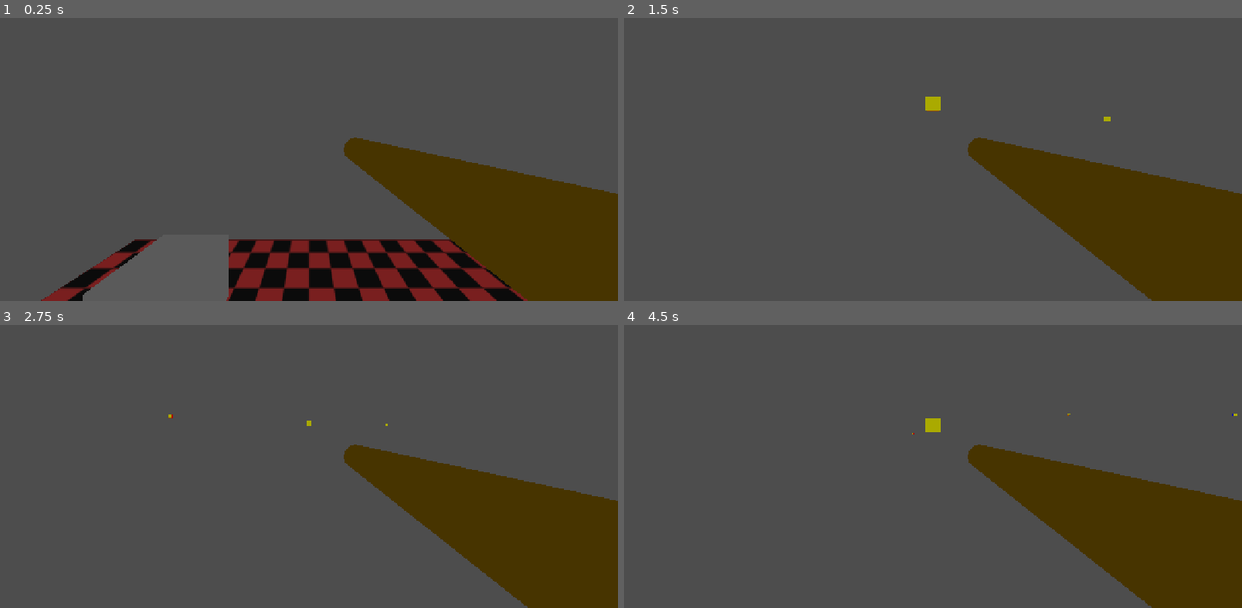
Above: before the commit, frames 1-4 (two rows, left to right).
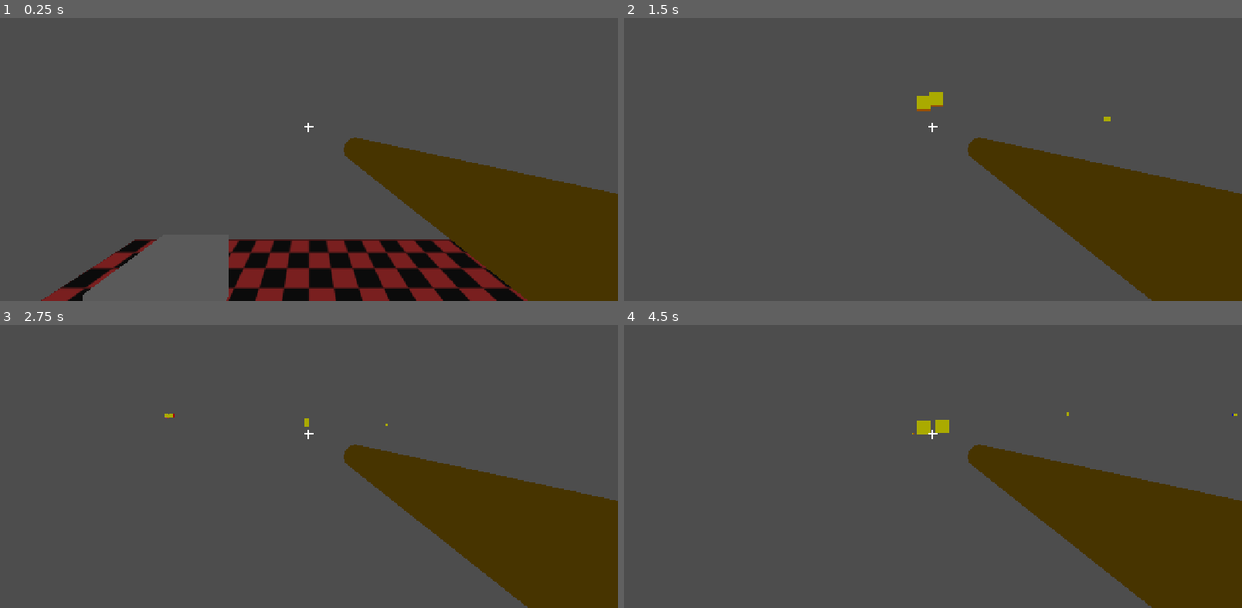
Above: after the commit, the same moments.

Repository: Ravioli45/RespawnJamFall2026
Game: Godot game, scene res://Casino/casino.tscn
Two runs of this game, one before a commit and one after it. Both use one fixed random seed, a clock stepped at 60 frames per second and the inputs below.
Inputs (mouse positions are in pixels of both pictures, inside the frame that each line leads up to):
- Up to frame 1 (0.25 s): no input
- Up to frame 2 (1.5 s): move the mouse to (963, 125) at 0.52 s; press the mouse at (963, 125) at 0.53 s; hold W (forward) from 0.53 s (still down); tap Space (jump) at 0.77 s; move the mouse to (902, 128) at 1.27 s; release the mouse at (902, 128) at 1.28 s; click (902, 128) at 1.35 s
- Up to frame 3 (2.75 s): keep holding W (forward); tap Space (jump) at 1.52 s; move the mouse to (321, 429) at 2.02 s; press the mouse at (321, 429) at 2.03 s
- Up to frame 4 (4.5 s): keep holding W (forward); move the mouse to (926, 441) at 2.77 s; release the mouse at (926, 441) at 2.78 s; click (926, 441) at 2.85 s; tap Space (jump) at 3.02, 3.77 s; move the mouse to (976, 438) at 3.52 s; press the mouse at (976, 438) at 3.53 s; move the mouse to (883, 429) at 4.27 s; release the mouse at (883, 429) at 4.28 s; click (883, 429) at 4.35 s

The runs differ from the first frame. In frame 1, less than 0.1% of the frame differs, in the area x 49-51%, y 37-41%; in frame 2, 0.2%; in frame 3, less than 0.1%; in frame 4, 0.2%, in the area x 46-73%, y 30-41%.

Commit message:
Gun shoots dice with modifiers - modifiers - more dice - global modifier table

Diff:
--- a/Components/Hitbox/hitbox_component.gd
+++ b/Components/Hitbox/hitbox_component.gd
@@ -1,10 +1,10 @@
 class_name HitboxComponent
 extends Area3D
 
-signal hit
+signal hit(hurtbox: HurtboxComponent)
 
 @export var damage: int = 1
 
-func on_hit():
+func on_hit(hurtbox: HurtboxComponent):
 	# print("hit")
-	hit.emit()
+	hit.emit(hurtbox)
--- a/Components/Hurtbox/hurtbox_component.gd
+++ b/Components/Hurtbox/hurtbox_component.gd
@@ -14,4 +14,4 @@
 		if is_instance_valid(health):
 			health.take_damage(hitbox.damage)
 		#health.take_damage(hitbox.damage)
-		hitbox.on_hit()
+		hitbox.on_hit(self)
--- a/Player/player.tscn
+++ b/Player/player.tscn
@@ -5,6 +5,7 @@
 [ext_resource type="PackedScene" uid="uid://3jkfkl5mfyjv" path="res://Weapons/Shotgun/shotgun.tscn" id="2_k53q1"]
 [ext_resource type="Script" uid="uid://c06frpdbjghyu" path="res://Components/Velocity/velocity_component.gd" id="4_gwnis"]
 [ext_resource type="PackedScene" uid="uid://xv5yv141ixnv" path="res://Components/Hurtbox/hurtbox_component.tscn" id="4_k53q1"]
+[ext_resource type="Texture2D" uid="uid://d32j1eul6aiir" path="res://Player/crosshair.png" id="6_fhl08"]
 
 [sub_resource type="CapsuleShape3D" id="CapsuleShape3D_wm55w"]
 radius = 0.4
@@ -22,6 +23,22 @@
 
 [node name="PlayerShape" type="CollisionShape3D" parent="." unique_id=1811466163]
 shape = SubResource("CapsuleShape3D_wm55w")
+
+[node name="Crosshair" type="TextureRect" parent="." unique_id=1512235027]
+anchors_preset = 8
+anchor_left = 0.5
+anchor_top = 0.5
+anchor_right = 0.5
+anchor_bottom = 0.5
+offset_left = -32.0
+offset_top = -32.0
+offset_right = 32.0
+offset_bottom = 32.0
+grow_horizontal = 2
+grow_vertical = 2
+scale = Vector2(0.3, 0.3)
+pivot_offset = Vector2(32, 32)
+texture = ExtResource("6_fhl08")
 
 [node name="Pivot" type="Node3D" parent="." unique_id=1605941767]
 
--- /dev/null
+++ b/Weapons/Dice/default_dice.tres
@@ -0,0 +1,51 @@
+[gd_resource type="Resource" script_class="DieData" format=3 uid="uid://c1euvvdbmchir"]
+
+[ext_resource type="Script" uid="uid://cqvc6e1fuo3ls" path="res://Weapons/Dice/face_data.gd" id="1_up1rf"]
+[ext_resource type="Script" uid="uid://3u06ynf86tg3" path="res://Weapons/Dice/die_data.gd" id="2_80sgb"]
+[ext_resource type="Texture2D" uid="uid://cugu54owoep64" path="res://Weapons/Dice/FaceTextures/face_one.png" id="2_upy0s"]
+[ext_resource type="Texture2D" uid="uid://3o0gurrvxgtf" path="res://Weapons/Dice/FaceTextures/face_two.png" id="3_ysob3"]
+[ext_resource type="Texture2D" uid="uid://xon47k0rrhy5" path="res://Weapons/Dice/FaceTextures/face_three.png" id="4_uti5c"]
+[ext_resource type="Texture2D" uid="uid://dqukiwqce8jxl" path="res://Weapons/Dice/FaceTextures/face_four.png" id="5_bew8g"]
+[ext_resource type="Texture2D" uid="uid://d13tngttl31m0" path="res://Weapons/Dice/FaceTextures/face_five.png" id="6_lf3ab"]
+[ext_resource type="Texture2D" uid="uid://dqyw2ibe4y6in" path="res://Weapons/Dice/FaceTextures/face_six.png" id="7_utb8x"]
+
+[sub_resource type="Resource" id="Resource_uti5c"]
+script = ExtResource("1_up1rf")
+value = 1
+face_texture = ExtResource("2_upy0s")
+metadata/_custom_type_script = "uid://cqvc6e1fuo3ls"
+
+[sub_resource type="Resource" id="Resource_bew8g"]
+script = ExtResource("1_up1rf")
+value = 2
+face_texture = ExtResource("3_ysob3")
+metadata/_custom_type_script = "uid://cqvc6e1fuo3ls"
+
+[sub_resource type="Resource" id="Resource_lf3ab"]
+script = ExtResource("1_up1rf")
+value = 3
+face_texture = ExtResource("4_uti5c")
+metadata/_custom_type_script = "uid://cqvc6e1fuo3ls"
+
+[sub_resource type="Resource" id="Resource_utb8x"]
+script = ExtResource("1_up1rf")
+value = 4
+face_texture = ExtResource("5_bew8g")
+metadata/_custom_type_script = "uid://cqvc6e1fuo3ls"
+
+[sub_resource type="Resource" id="Resource_ymlug"]
+script = ExtResource("1_up1rf")
+value = 5
+face_texture = ExtResource("6_lf3ab")
+metadata/_custom_type_script = "uid://cqvc6e1fuo3ls"
+
+[sub_resource type="Resource" id="Resource_85lki"]
+script = ExtResource("1_up1rf")
+value = 6
+face_texture = ExtResource("7_utb8x")
+metadata/_custom_type_script = "uid://cqvc6e1fuo3ls"
+
+[resource]
+script = ExtResource("2_80sgb")
+faces = Array[ExtResource("1_up1rf")]([SubResource("Resource_uti5c"), SubResource("Resource_bew8g"), SubResource("Resource_lf3ab"), SubResource("Resource_utb8x"), SubResource("Resource_ymlug"), SubResource("Resource_85lki")])
+metadata/_custom_type_script = "uid://3u06ynf86tg3"
--- /dev/null
+++ b/Weapons/Dice/die_bullet.gd
@@ -0,0 +1,25 @@
+class_name DieBullet
+extends CharacterBody3D
+
+@export var speed: float = 1
+@export_flags("Explosive", "Freezing") var modifiers: int
+
+@export var damage: int = 0:
+	set(new_value):
+		damage = new_value
+		$HitboxComponent.damage = damage
+
+func _physics_process(_delta: float) -> void:
+	velocity = -transform.basis.z.normalized() * speed
+
+func _on_hit(hurtbox: HurtboxComponent) -> void:
+	print("dice hit something for " + str(damage) + " damage")
+
+	#if modifiers & ModifierTable.ModifierFlags.Explosive != 0:
+		#ModifierTable.modifiers[ModifierTable.ModifierFlags.Explosive].call(self)
+
+	for m in ModifierTable.all:
+		if m & modifiers != 0:
+			ModifierTable.modifiers[m].call(self, hurtbox)
+
+	call_deferred("queue_free")
--- a/Weapons/DiceBullet/dice_bullet.tscn
+++ b/Weapons/Dice/die_bullet.tscn
@@ -1,9 +1,9 @@
 [gd_scene format=3 uid="uid://clxip8xqtbyi0"]
 
-[ext_resource type="Script" uid="uid://coxlp6irqmgom" path="res://Weapons/DiceBullet/dice_bullet.gd" id="1_e73ic"]
-[ext_resource type="PackedScene" uid="uid://3lracsh2m0uc" path="res://ModelScenes/Dice.glb" id="1_vm1ir"]
-[ext_resource type="Script" uid="uid://c06frpdbjghyu" path="res://Components/Velocity/velocity_component.gd" id="3_v675u"]
-[ext_resource type="PackedScene" uid="uid://bb4xkujym618n" path="res://Components/Hitbox/hitbox_component.tscn" id="4_v675u"]
+[ext_resource type="Script" uid="uid://coxlp6irqmgom" path="res://Weapons/Dice/die_bullet.gd" id="1_73ymr"]
+[ext_resource type="PackedScene" uid="uid://3lracsh2m0uc" path="res://ModelScenes/Dice.glb" id="2_54jk1"]
+[ext_resource type="Script" uid="uid://c06frpdbjghyu" path="res://Components/Velocity/velocity_component.gd" id="3_c5nts"]
+[ext_resource type="PackedScene" uid="uid://bb4xkujym618n" path="res://Components/Hitbox/hitbox_component.tscn" id="4_qake2"]
 
 [sub_resource type="BoxShape3D" id="BoxShape3D_wm55w"]
 size = Vector3(0.1, 0.1, 0.1)
@@ -11,24 +11,24 @@
 [sub_resource type="BoxShape3D" id="BoxShape3D_olvt3"]
 size = Vector3(0.3, 0.3, 0.3)
 
-[node name="DiceBullet" type="CharacterBody3D" unique_id=2085013923]
+[node name="DieBullet" type="CharacterBody3D" unique_id=2085013923]
 collision_layer = 2
 collision_mask = 28
-script = ExtResource("1_e73ic")
+script = ExtResource("1_73ymr")
 speed = 10.0
 
 [node name="DiceBulletShape" type="CollisionShape3D" parent="." unique_id=788899621]
 shape = SubResource("BoxShape3D_wm55w")
 
-[node name="Dice" parent="." unique_id=1169247445 instance=ExtResource("1_vm1ir")]
+[node name="Dice" parent="." unique_id=1169247445 instance=ExtResource("2_54jk1")]
 transform = Transform3D(0.19999999, 0, 0, 0, 0.19999999, 0, 0, 0, 0.19999999, 0, 0, 0)
 
 [node name="VelocityComponent" type="Node" parent="." unique_id=1225087041 node_paths=PackedStringArray("target")]
-script = ExtResource("3_v675u")
+script = ExtResource("3_c5nts")
 target = NodePath("..")
 metadata/_custom_type_script = "uid://c06frpdbjghyu"
 
-[node name="HitboxComponent" parent="." unique_id=1599040273 instance=ExtResource("4_v675u")]
+[node name="HitboxComponent" parent="." unique_id=1599040273 instance=ExtResource("4_qake2")]
 collision_layer = 2
 collision_mask = 28
 
--- /dev/null
+++ b/Weapons/Dice/die_data.gd
@@ -0,0 +1,7 @@
+class_name DieData
+extends Resource
+
+@export var faces: Array[FaceData]
+
+func _init(p_faces: Array[FaceData] = []) -> void:
+	faces = p_faces
--- /dev/null
+++ b/Weapons/Dice/face_data.gd
@@ -0,0 +1,14 @@
+class_name FaceData
+extends Resource
+
+@export var value: int
+@export_flags("Explosive", "Freezing") var modifiers: int
+@export var face_texture: Texture2D
+
+func _init(p_value = 0, p_modifiers = 0, p_face_texture = null) -> void:
+	value = p_value
+	modifiers = p_modifiers
+	face_texture = p_face_texture
+
+func add_modifiers(flags: ModifierTable.ModifierFlags):
+	modifiers |= flags
--- a/Weapons/DiceBullet/dice_bullet.gd
+++ /dev/null
@@ -1,10 +0,0 @@
-extends CharacterBody3D
-
-@export var speed: float = 1
-
-func _physics_process(_delta: float) -> void:
-	velocity = -transform.basis.z.normalized() * speed
-
-func _on_hit() -> void:
-	# print("dice hit something")
-	call_deferred("queue_free")
--- /dev/null
+++ b/Weapons/Modifiers/modifier_table.gd
@@ -0,0 +1,19 @@
+extends Node
+
+@export var explosion_scene: PackedScene
+
+enum ModifierFlags{
+	Explosive = 1 << 0,
+	Freezing = 1 << 1
+}
+
+var all: Array[ModifierFlags] = [ModifierFlags.Explosive]
+
+var modifiers: Dictionary[ModifierFlags, Callable]
+
+func _ready() -> void:
+	modifiers[ModifierFlags.Explosive] = explosive_affect
+
+# all effects will need this same function signature
+func explosive_affect(bullet: Node3D, hurtbox: HurtboxComponent) -> void:
+	print("explosion effect")
--- /dev/null
+++ b/Weapons/Modifiers/modifier_table.tscn
@@ -0,0 +1,6 @@
+[gd_scene format=3 uid="uid://bksgcjb7vlyha"]
+
+[ext_resource type="Script" uid="uid://cgx5c7pywgmtu" path="res://Weapons/Modifiers/modifier_table.gd" id="1_gvcnh"]
+
+[node name="ModifierTable" type="Node" unique_id=148881590]
+script = ExtResource("1_gvcnh")
--- a/Weapons/Shotgun/shotgun.gd
+++ b/Weapons/Shotgun/shotgun.gd
@@ -1,14 +1,52 @@
 class_name Shotgun
 extends Node3D
 
+@export var reload_timer: Timer
+
+@export_subgroup("Projectile")
 @export var projectile_spawn_position: Node3D
 @export var projectile: PackedScene
+@export var spread: float = 0
+
+@export_subgroup("Dice")
+@export var dice_data: Array[DieData]
+# @export var dice_count: int = 1
+
+var current_faces: Array[FaceData]
+var can_shoot: bool = false
+
+func _ready() -> void:
+	choose_faces()
+	can_shoot = true
 
 func shoot() -> void:
 	# print("pew pew")
 
-	if projectile and projectile_spawn_position:
-		var new_projectile = projectile.instantiate() as Node3D
-		get_parent().get_parent().get_parent().add_child(new_projectile)
-		new_projectile.global_position = projectile_spawn_position.global_position
-		new_projectile.global_rotation = projectile_spawn_position.global_rotation
+	if projectile and projectile_spawn_position and can_shoot:
+		for face in current_faces:
+			var new_projectile = projectile.instantiate() as DieBullet
+			get_parent().get_parent().get_parent().add_child(new_projectile)
+			new_projectile.global_position = projectile_spawn_position.global_position
+			new_projectile.global_rotation = projectile_spawn_position.global_rotation
+
+			var rand_angle = randf() * TAU
+			var rand_dist = randf() * spread
+			var offset = Vector2.from_angle(rand_angle).normalized() * rand_dist
+			var relative_offset = new_projectile.transform.basis * Vector3(offset.x, offset.y, 0)
+			new_projectile.global_position += relative_offset
+
+			new_projectile.modifiers = face.modifiers
+			new_projectile.damage = face.value
+
+		can_shoot = false
+		if is_instance_valid(reload_timer):
+			reload_timer.start()
+
+func choose_faces() -> void:
+	current_faces.clear()
+	for die in dice_data:
+		current_faces.append(die.faces.pick_random())
+
+func _on_reload_timeout() -> void:
+	choose_faces()
+	can_shoot = true
--- a/Weapons/Shotgun/shotgun.tscn
+++ b/Weapons/Shotgun/shotgun.tscn
@@ -1,13 +1,111 @@
 [gd_scene format=3 uid="uid://3jkfkl5mfyjv"]
 
 [ext_resource type="Script" uid="uid://biosj5vjxw0ci" path="res://Weapons/Shotgun/shotgun.gd" id="1_c72ml"]
-[ext_resource type="PackedScene" uid="uid://clxip8xqtbyi0" path="res://Weapons/DiceBullet/dice_bullet.tscn" id="2_e1bfy"]
+[ext_resource type="PackedScene" uid="uid://clxip8xqtbyi0" path="res://Weapons/Dice/die_bullet.tscn" id="2_e1bfy"]
 [ext_resource type="PackedScene" uid="uid://s65wbfwlgqqx" path="res://ModelScenes/Shotgun.glb" id="2_lwqk7"]
+[ext_resource type="Script" uid="uid://3u06ynf86tg3" path="res://Weapons/Dice/die_data.gd" id="3_ifwlu"]
+[ext_resource type="Script" uid="uid://cqvc6e1fuo3ls" path="res://Weapons/Dice/face_data.gd" id="4_6eg5q"]
+[ext_resource type="Texture2D" uid="uid://cugu54owoep64" path="res://Weapons/Dice/FaceTextures/face_one.png" id="5_aiulw"]
+[ext_resource type="Texture2D" uid="uid://3o0gurrvxgtf" path="res://Weapons/Dice/FaceTextures/face_two.png" id="6_v04ei"]
+[ext_resource type="Texture2D" uid="uid://xon47k0rrhy5" path="res://Weapons/Dice/FaceTextures/face_three.png" id="7_lpe6n"]
+[ext_resource type="Texture2D" uid="uid://dqukiwqce8jxl" path="res://Weapons/Dice/FaceTextures/face_four.png" id="8_6sp5e"]
+[ext_resource type="Texture2D" uid="uid://d13tngttl31m0" path="res://Weapons/Dice/FaceTextures/face_five.png" id="9_rl4sf"]
+[ext_resource type="Texture2D" uid="uid://dqyw2ibe4y6in" path="res://Weapons/Dice/FaceTextures/face_six.png" id="10_uy0yp"]
 
-[node name="Shotgun" type="Node3D" unique_id=784934416]
+[sub_resource type="Resource" id="Resource_no02n"]
+script = ExtResource("4_6eg5q")
+value = 1
+face_texture = ExtResource("5_aiulw")
+metadata/_custom_type_script = "uid://cqvc6e1fuo3ls"
+
+[sub_resource type="Resource" id="Resource_6fgau"]
+script = ExtResource("4_6eg5q")
+value = 2
+face_texture = ExtResource("6_v04ei")
+metadata/_custom_type_script = "uid://cqvc6e1fuo3ls"
+
+[sub_resource type="Resource" id="Resource_kvad6"]
+script = ExtResource("4_6eg5q")
+value = 3
+face_texture = ExtResource("7_lpe6n")
+metadata/_custom_type_script = "uid://cqvc6e1fuo3ls"
+
+[sub_resource type="Resource" id="Resource_buifp"]
+script = ExtResource("4_6eg5q")
+value = 4
+face_texture = ExtResource("8_6sp5e")
+metadata/_custom_type_script = "uid://cqvc6e1fuo3ls"
+
+[sub_resource type="Resource" id="Resource_j85yk"]
+script = ExtResource("4_6eg5q")
+value = 5
+face_texture = ExtResource("9_rl4sf")
+metadata/_custom_type_script = "uid://cqvc6e1fuo3ls"
+
+[sub_resource type="Resource" id="Resource_oms4c"]
+script = ExtResource("4_6eg5q")
+value = 6
+face_texture = ExtResource("10_uy0yp")
+metadata/_custom_type_script = "uid://cqvc6e1fuo3ls"
+
+[sub_resource type="Resource" id="Resource_2am64"]
+script = ExtResource("3_ifwlu")
+faces = Array[ExtResource("4_6eg5q")]([SubResource("Resource_no02n"), SubResource("Resource_6fgau"), SubResource("Resource_kvad6"), SubResource("Resource_buifp"), SubResource("Resource_j85yk"), SubResource("Resource_oms4c")])
+metadata/_custom_type_script = "uid://3u06ynf86tg3"
+
+[sub_resource type="Resource" id="Resource_5b5cd"]
+script = ExtResource("4_6eg5q")
+value = 1
+face_texture = ExtResource("5_aiulw")
+metadata/_custom_type_script = "uid://cqvc6e1fuo3ls"
+
+[sub_resource type="Resource" id="Resource_4i01s"]
+script = ExtResource("4_6eg5q")
+value = 2
+face_texture = ExtResource("6_v04ei")
+metadata/_custom_type_script = "uid://cqvc6e1fuo3ls"
+
+[sub_resource type="Resource" id="Resource_bebg0"]
+script = ExtResource("4_6eg5q")
+value = 3
+face_texture = ExtResource("7_lpe6n")
+metadata/_custom_type_script = "uid://cqvc6e1fuo3ls"
+
+[sub_resource type="Resource" id="Resource_rqbb4"]
+script = ExtResource("4_6eg5q")
+value = 4
+face_texture = ExtResource("8_6sp5e")
+metadata/_custom_type_script = "uid://cqvc6e1fuo3ls"
+
+[sub_resource type="Resource" id="Resource_nbeli"]
+script = ExtResource("4_6eg5q")
+value = 5
+face_texture = ExtResource("9_rl4sf")
+metadata/_custom_type_script = "uid://cqvc6e1fuo3ls"
+
+[sub_resource type="Resource" id="Resource_irxtu"]
+script = ExtResource("4_6eg5q")
+value = 6
+face_texture = ExtResource("10_uy0yp")
+metadata/_custom_type_script = "uid://cqvc6e1fuo3ls"
+
+[sub_resource type="Resource" id="Resource_ho3sj"]
+script = ExtResource("3_ifwlu")
+faces = Array[ExtResource("4_6eg5q")]([SubResource("Resource_5b5cd"), SubResource("Resource_4i01s"), SubResource("Resource_bebg0"), SubResource("Resource_rqbb4"), SubResource("Resource_nbeli"), SubResource("Resource_irxtu")])
+metadata/_custom_type_script = "uid://3u06ynf86tg3"
+
+[node name="Shotgun" type="Node3D" unique_id=784934416 node_paths=PackedStringArray("reload_timer")]
 script = ExtResource("1_c72ml")
+reload_timer = NodePath("ReloadTimer")
 projectile = ExtResource("2_e1bfy")
+spread = 0.1
+dice_data = Array[ExtResource("3_ifwlu")]([SubResource("Resource_2am64"), SubResource("Resource_ho3sj")])
 
 [node name="Shotgun" parent="." unique_id=1474894985 instance=ExtResource("2_lwqk7")]
 
 [node name="ReloadTimer" type="Timer" parent="." unique_id=2112447287]
+process_callback = 0
+wait_time = 0.5
+one_shot = true
+
+[connection signal="timeout" from="ReloadTimer" to="." method="_on_reload_timeout"]
--- a/project.godot
+++ b/project.godot
@@ -14,6 +14,10 @@
 run/main_scene="uid://d3ww4g1s5k58m"
 config/features=PackedStringArray("4.7", "GL Compatibility")
 config/icon="res://icon.svg"
+
+[autoload]
+
+ModifierTable="*uid://bksgcjb7vlyha"
 
 [display]
 
Binary file added: Player/crosshair.png
Not shown, added: Player/crosshair.png.import
Binary file added: Weapons/Dice/FaceTextures/face_five.png
Not shown, added: Weapons/Dice/FaceTextures/face_five.png.import
Binary file added: Weapons/Dice/FaceTextures/face_four.png
Not shown, added: Weapons/Dice/FaceTextures/face_four.png.import
Binary file added: Weapons/Dice/FaceTextures/face_one.png
Not shown, added: Weapons/Dice/FaceTextures/face_one.png.import
Binary file added: Weapons/Dice/FaceTextures/face_six.png
Not shown, added: Weapons/Dice/FaceTextures/face_six.png.import
Binary file added: Weapons/Dice/FaceTextures/face_three.png
Not shown, added: Weapons/Dice/FaceTextures/face_three.png.import
(and 6 more such lines)
